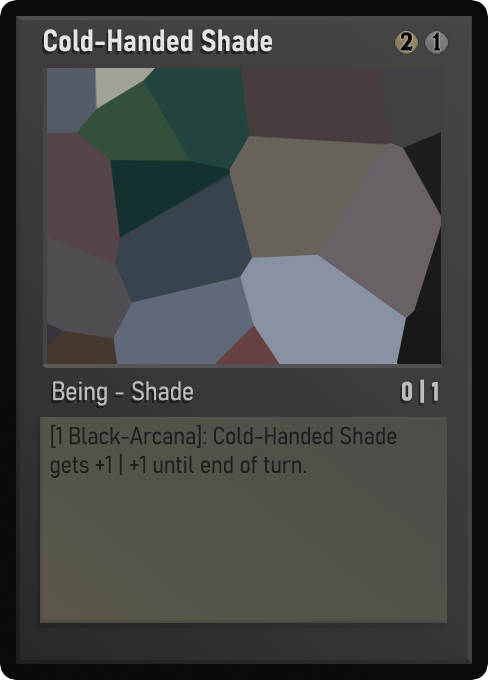
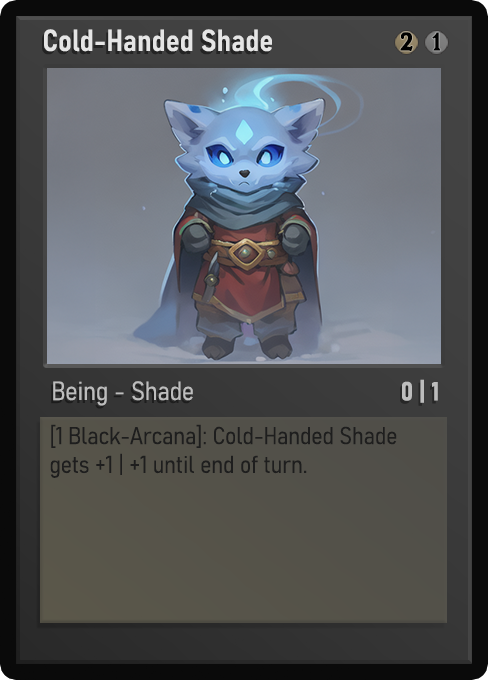
Layer changes from the first (488, 680) image to the second:
painted on "Name" over bbox(44, 29, 272, 52)
painted on "Class" over bbox(53, 381, 193, 405)
painted on "Desc_norm" over bbox(50, 426, 396, 478)
painted on "Artwork" over bbox(47, 68, 441, 364)
